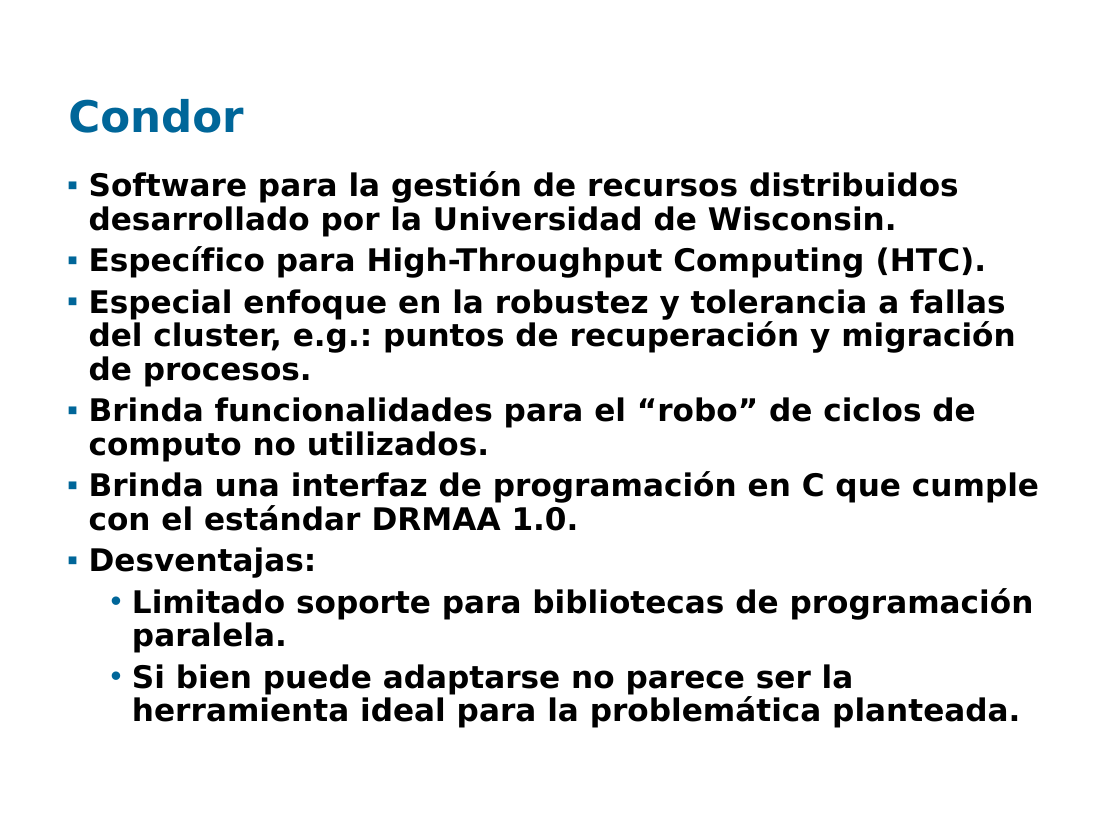
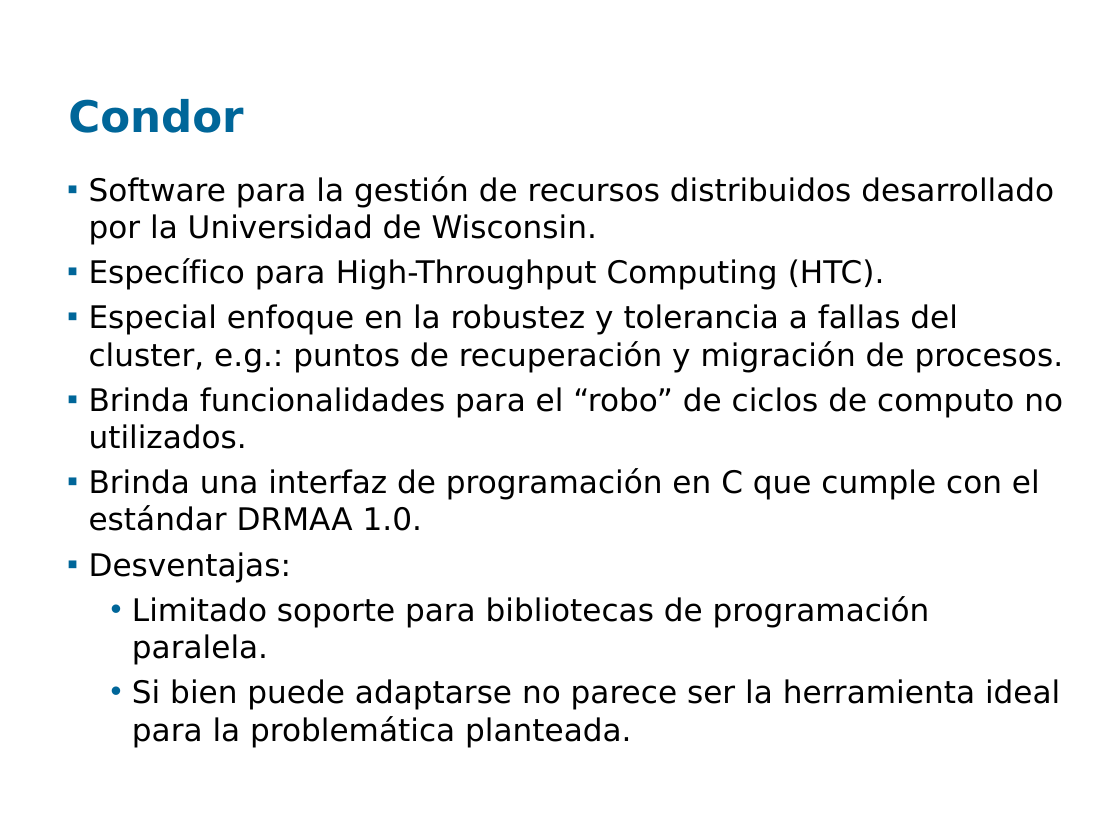
Before and after one commit to santiago-iturriaga/pgruso2007, a slide deck: slide 4 of Documentacion/Presentación Fenton - Santiago.ppt. Drawn at 1120x840 pixels with LibreOffice and Linux fonts; fonts in the diff are those of the drawing; background and template pictures are left out. Boxes give left, top, right and bottom in pixels: in the first picture for what was removed or moved away, otherwise in the second. Text is boxed around its words. In the diff, an @@ line names an element or a change of style, - is before the commit and + after.

```diff
--- a/Documentacion/Presentación Fenton - Santiago.ppt
+++ b/Documentacion/Presentación Fenton - Santiago.ppt
@@ text "Software para la gestión de ..." at (89,176,1064,747): bold off; line spacing 0.9 to 1 @@
```
Also in this commit, not shown: 9 other slides changed, 2 other files.
